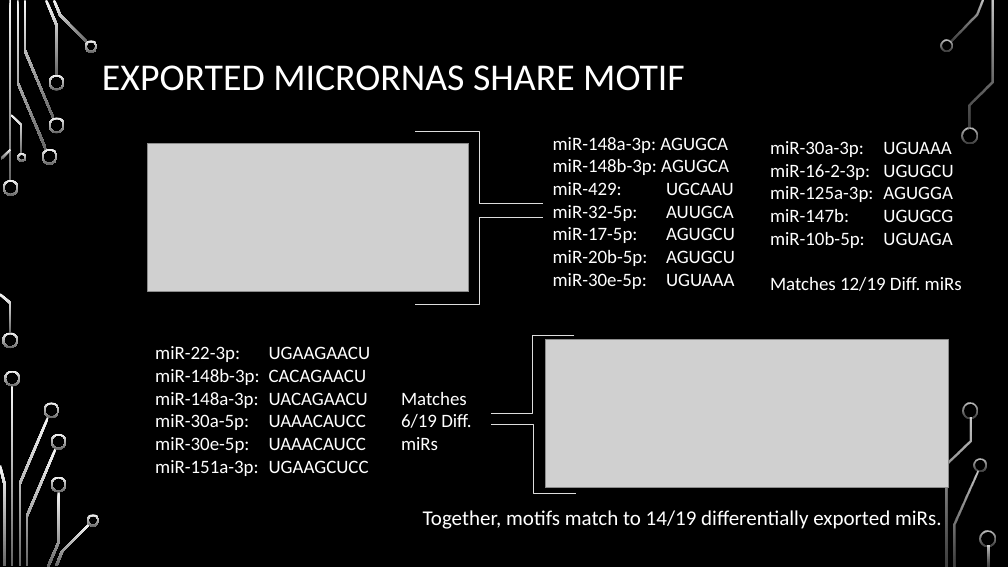
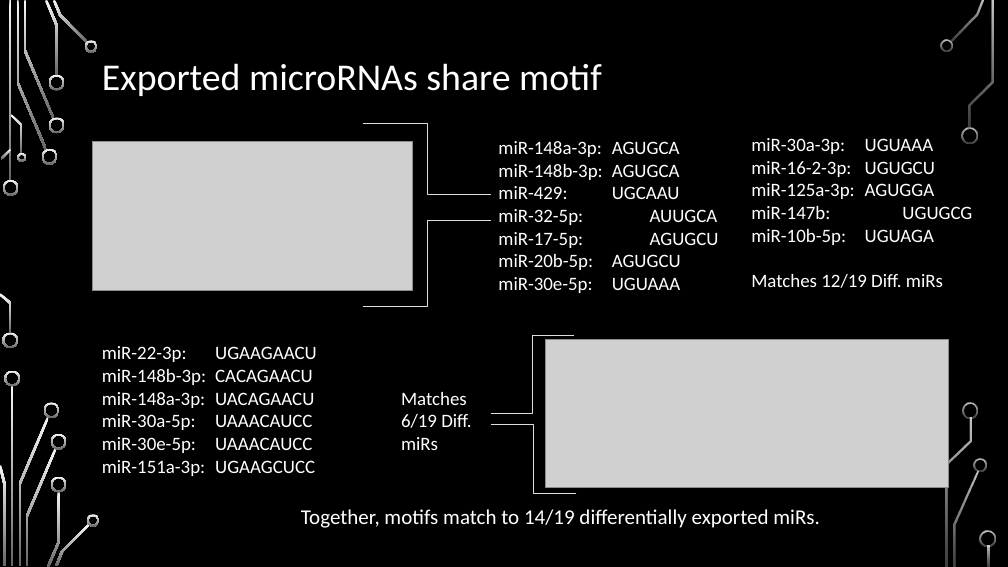
Before and after one commit to HarleyRobinson/Honours2, a slide deck: slide 8 of BackgroundInfo/MeetingSept.pptx. Drawn at 1008x567 pixels with LibreOffice and Linux fonts; fonts in the diff are those of the drawing; grey boxes stand for pictures; background and template pictures are left out. Boxes give left, top, right and bottom in pixels: in the first picture for what was removed or moved away, otherwise in the second. Text is boxed around its words. In the diff, an @@ line names an element or a change of style, - is before the commit and + after.

```diff
--- a/BackgroundInfo/MeetingSept.pptx
+++ b/BackgroundInfo/MeetingSept.pptx
@@ title at (102, 63, 602, 96): text changed @@
-EXPORTED MICRORNAS SHARE MOTIF
+Exported microRNAs share motif
@@ picture: place and size @@
-picture at (148, 143, 469, 292)
+picture at (92, 141, 413, 290)
@@ elbow line moved from (415, 132) - (543, 203) to (363, 123) - (491, 194) @@
@@ text "miR-148a-3p: AGUGCA" rewrapped from (553, 137, 735, 289) to (498, 141, 719, 293) @@
@@ text "miR-30a-3p: UGUAAA" rewrapped from (770, 141, 962, 291) to (751, 138, 972, 288) @@
@@ elbow line moved from (415, 304) - (543, 218) to (363, 306) - (491, 220) @@
@@ text "miR-22-3p: UGAAGAACU": place and size @@
-text "miR-22-3p: UGAAGAACU" at (155, 346, 371, 476)
+text "miR-22-3p: UGAAGAACU" at (102, 346, 317, 476)
@@ text "Together, motifs match to 14/19 ...": place and size @@
-text "Together, motifs match to 14/19 ..." at (423, 510, 942, 529)
+text "Together, motifs match to 14/19 ..." at (301, 509, 820, 528)
```
Also in this commit, not shown: 13 other slides changed, 1 slide added, 1 other file.
